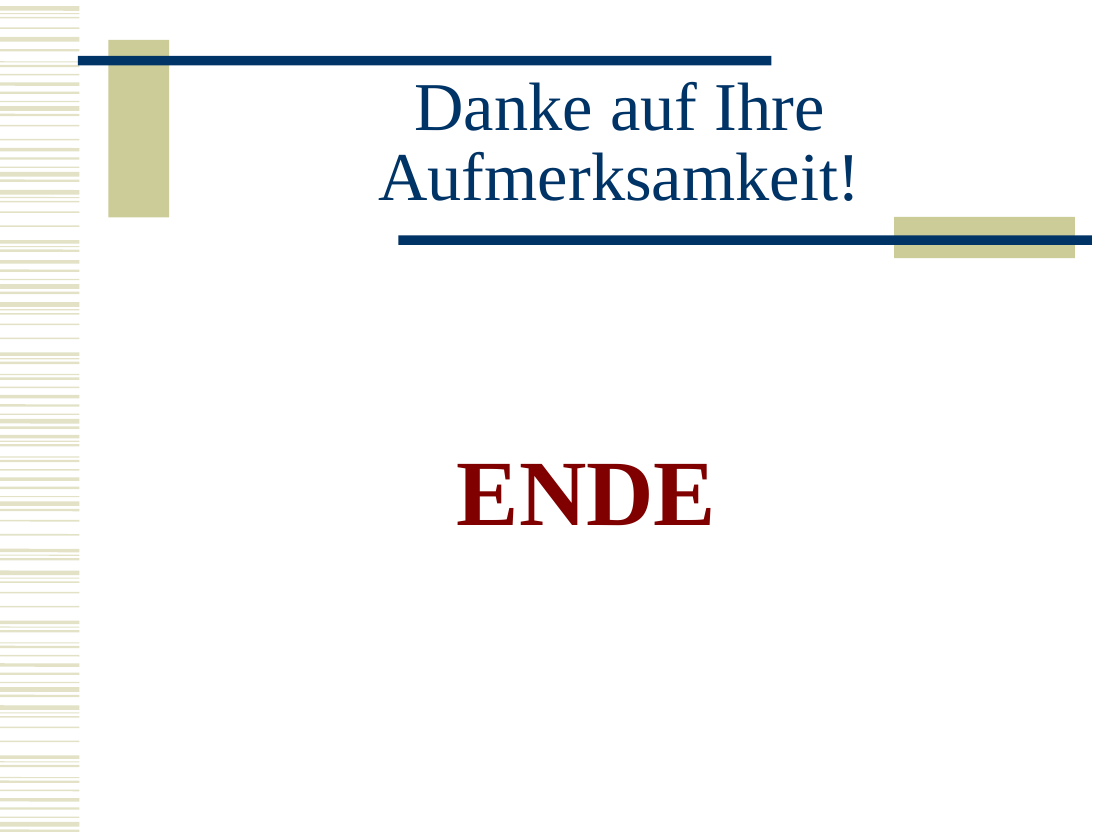
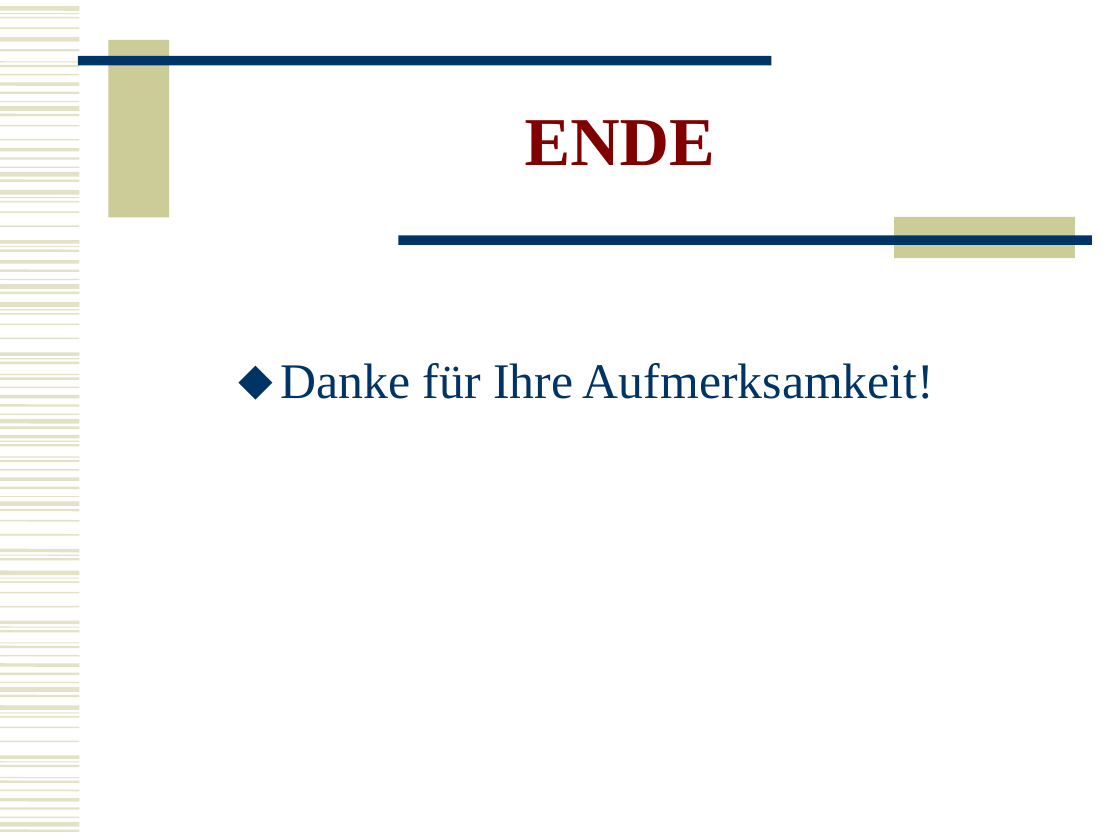
Before and after one commit to BackupTheBerlios/mesh2nexus-svn, a slide deck: slide 30 of documents/folien/MeshNew.ppt (slide 15 before the commit). Drawn at 1120x840 pixels with LibreOffice and Linux fonts; fonts in the diff are those of the drawing. Boxes give left, top, right and bottom in pixels: in the first picture for what was removed or moved away, otherwise in the second. Text is boxed around its words. In the diff, an @@ line names an element or a change of style, - is before the commit and + after.

```diff
--- a/documents/folien/MeshNew.ppt
+++ b/documents/folien/MeshNew.ppt
@@ title "ENDE": place and size @@
-title "ENDE" at [457,464,716,526]
+title "ENDE" at [525,120,715,165]
@@ title "ENDE" at [525,120,715,165]: size 60 to 44 pt; indent changed; line spacing 1 to 0.85; less space between paragraphs; vertical alignment top to middle @@
@@ title removed at [378,82,860,201] @@
-Danke auf Ihre Aufmerksamkeit!
@@ text added at [280,363,934,399], 32 pt, text #003366 @@
+⬥ Danke für Ihre Aufmerksamkeit!
```
Also in this commit, not shown: 16 slides added, 1 slide removed.
